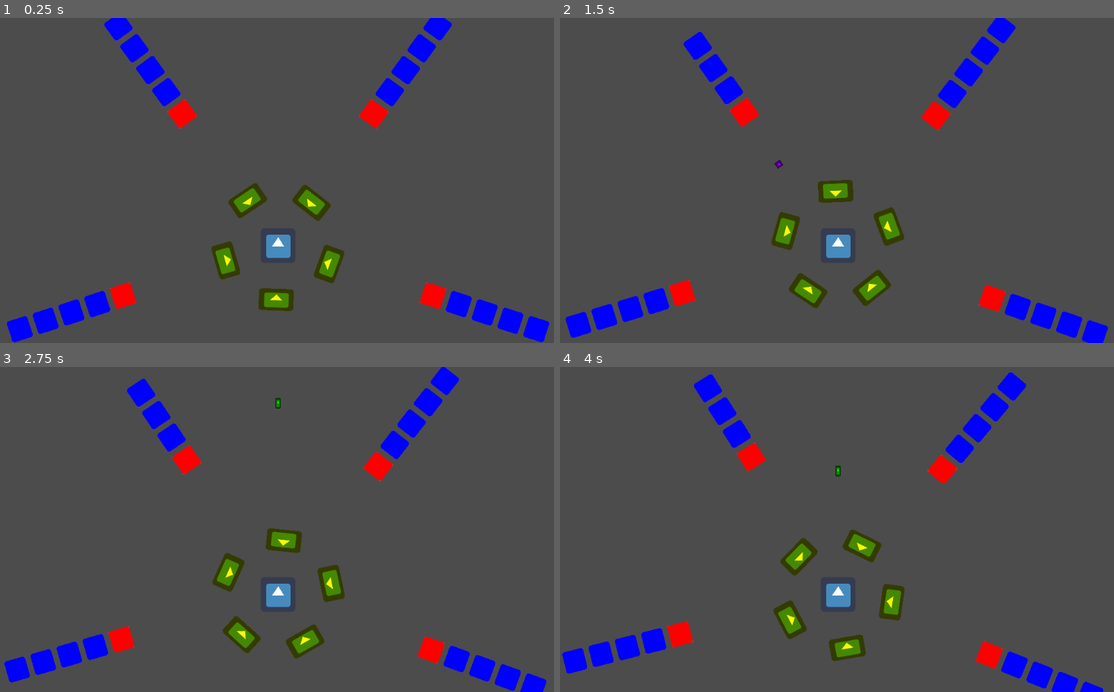
Above: before the commit, frames 1-4 (two rows, left to right).
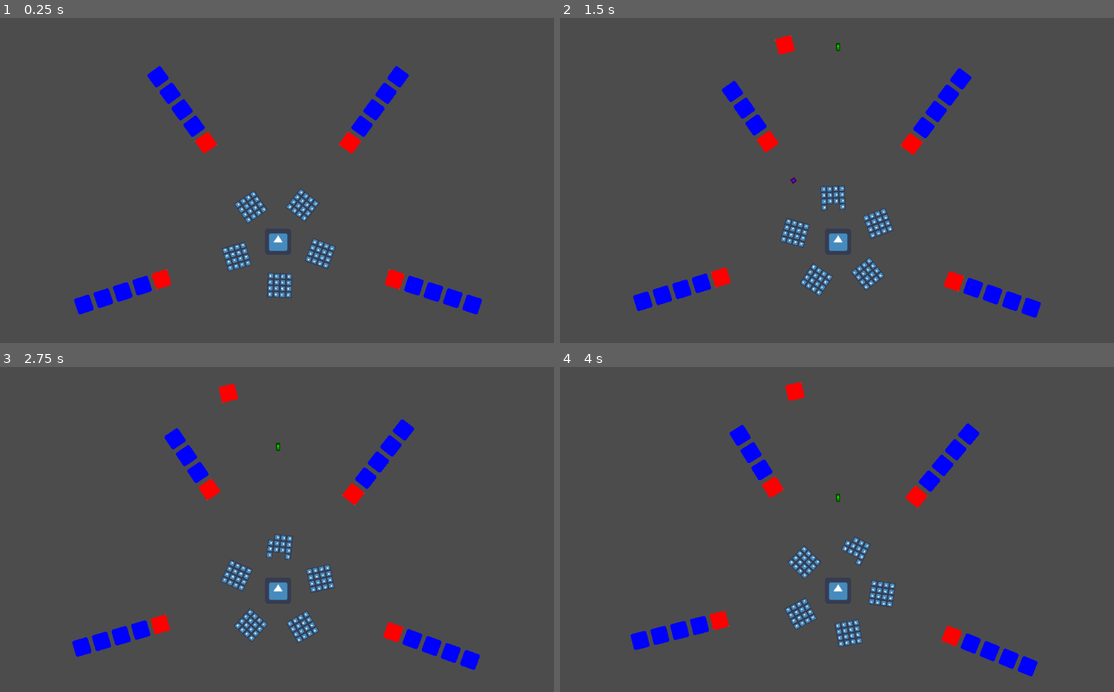
Above: after the commit, the same moments.

Repository: jlunesc/invaders
Game: Godot game, scene res://Scenes/Main.tscn
The game is run twice, just before and just after one commit, with the same random seed, the same clock (stepped at 60 frames per second) and the same inputs. The engine's default icon, where the game draws it, is replaced by a stand-in: a white triangle on a blue panel in a dark square.
Inputs:
- Up to frame 1 (0.25 s): no input
- Up to frame 2 (1.5 s): tap Enter at 0.5 s; hold E (block_turn_right) 0.53-1.28 s; tap Space (shoot) at 0.6, 1.35 s; hold Q (block_turn_left) from 1.28 s (still down)
- Up to frame 3 (2.75 s): release Q (block_turn_left) at 2.03 s; hold E (block_turn_right) from 2.03 s (still down); tap Space (shoot) at 2.1 s
- Up to frame 4 (4 s): tap Space (shoot) at 2.85, 3.6 s; release E (block_turn_right) at 3.53 s; hold Q (block_turn_left) from 3.53 s (still down)

The runs differ from the first frame. In frame 1, 8.9% of the frame differs, in the area x 1-100%, y 0-100%; in frame 2, 8.9%; in frame 3, 8.8%; in frame 4, 8.7%.

Commit message:
added blocks destructible

Diff:
--- a/Scenes/Player.tscn
+++ b/Scenes/Player.tscn
@@ -22,8 +22,9 @@
 position = Vector2( 0, -45 )
 
 [node name="Camera2D" type="Camera2D" parent="."]
-position = Vector2( 0, -120 )
+position = Vector2( 0, -150 )
 scale = Vector2( 0.5, 0.5 )
 current = true
+zoom = Vector2( 1.33, 1.33 )
 smoothing_enabled = true
 smoothing_speed = 1.0
--- a/Scripts/BulletInvader.gd
+++ b/Scripts/BulletInvader.gd
@@ -10,9 +10,10 @@
 
 func _on_BulletInvader_body_entered(body):
 	if body.name == 'Player':
-		get_tree().reload_current_scene()
+		# get_tree().reload_current_scene()
 		queue_free()
-	elif body.is_in_group("Blocks"):
+	elif body.is_in_group("DestructibleBlock"):
+		body.queue_free()
 		queue_free()
 
 func _on_BulletInvader_area_entered(area):
--- a/Scripts/BulletPlayer.gd
+++ b/Scripts/BulletPlayer.gd
@@ -15,5 +15,6 @@
 	queue_free()
 
 func _on_Bullet_body_entered(body):
-	if body.is_in_group("Blocks"):
+	if body.is_in_group("DestructibleBlock"):
+		body.queue_free()
 		queue_free()
--- a/Scripts/Main.gd
+++ b/Scripts/Main.gd
@@ -2,6 +2,7 @@
 
 var Invader = preload("res://Scenes/InvaderArea.tscn")
 var Block = preload("res://Scenes/Blocks.tscn")
+var DestructibleBlock = preload("res://Scenes/DestructibleBlock.tscn")
 var _timer
 var _timer_ditch
 var rng = RandomNumberGenerator.new()
@@ -65,8 +66,8 @@
 	var d1 = 100
 	var number_blocks = 5
 	for i in range(number_blocks):
-		var block = Block.instance()
+		var block = DestructibleBlock.instance()
 		$BlockContainer.add_child(block)
 		block.position = get_node("Player").position
 		block.rotation_degrees += 20+i*(360 / number_blocks)
-		block.get_node('CollisionShape2D').position = Vector2(d1, 0)
+		block.get_node("Node2D").position = Vector2(d1, 0)
